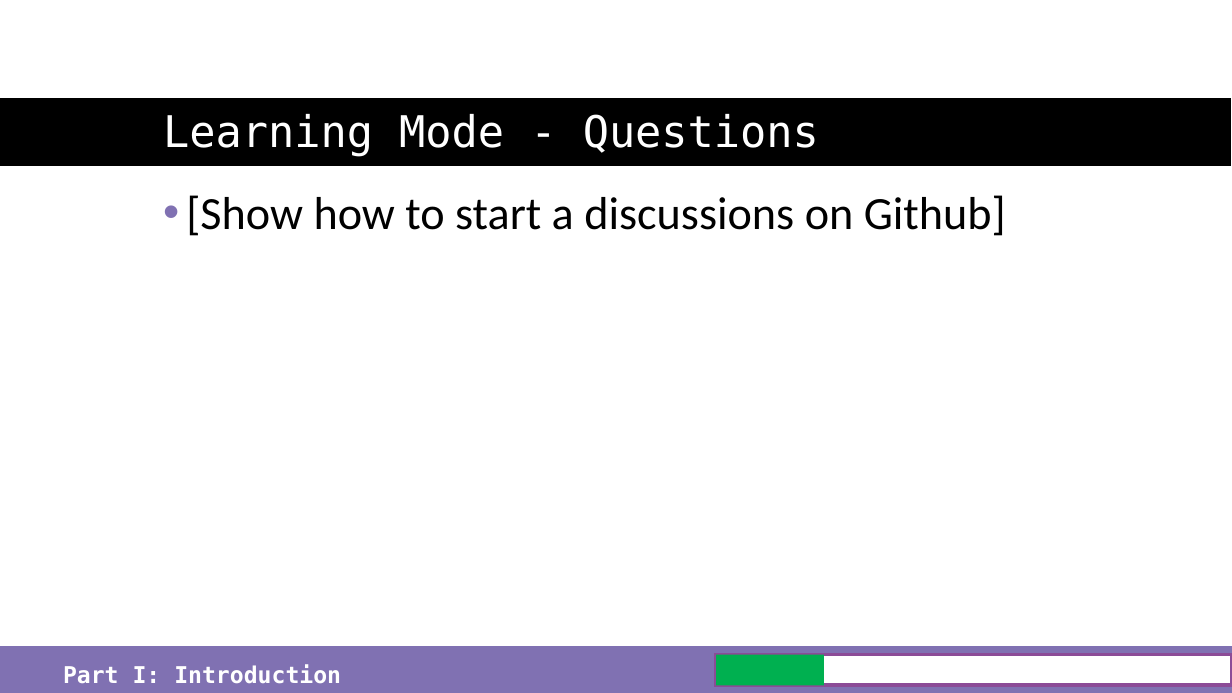
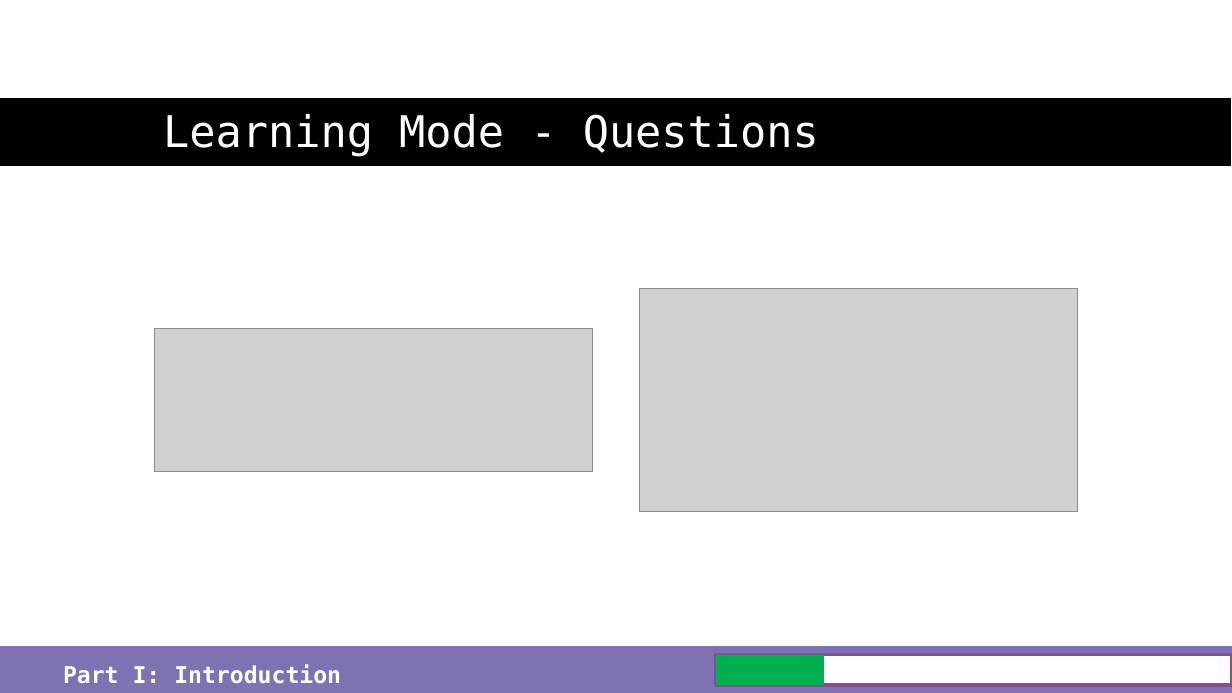
Before and after one commit to just-the-benno/BlazQ, a slide deck: slide 17 of episode1/media/slides-episode-1.pptx. Drawn at 1232x693 pixels with LibreOffice and Linux fonts; fonts in the diff are those of the drawing; grey boxes stand for pictures; background and template pictures are left out. Boxes give left, top, right and bottom in pixels: in the first picture for what was removed or moved away, otherwise in the second. Text is boxed around its words. In the diff, an @@ line names an element or a change of style, - is before the commit and + after.

```diff
--- a/episode1/media/slides-episode-1.pptx
+++ b/episode1/media/slides-episode-1.pptx
@@ text removed at box(186, 195, 1006, 236) @@
-• [Show how to start a discussions on Github]
@@ picture added at box(640, 289, 1079, 512) @@
@@ picture added at box(154, 329, 593, 472) @@
```
Also in this commit, not shown: 6 other slides changed, 6 other files.
